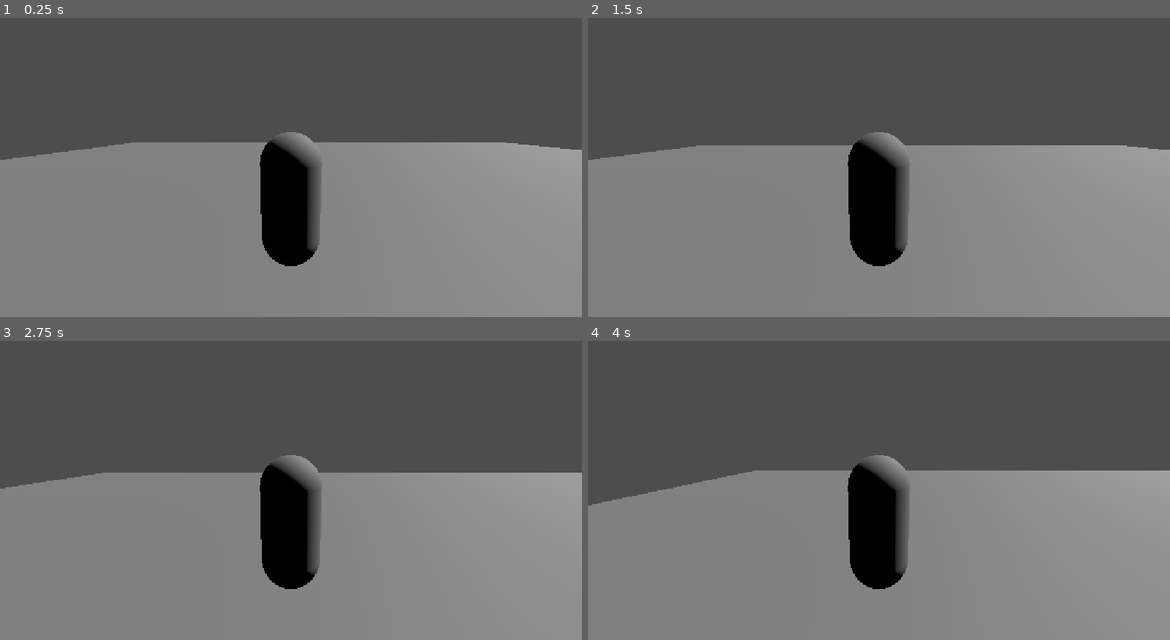
Above: before the commit, frames 1-4 (two rows, left to right).
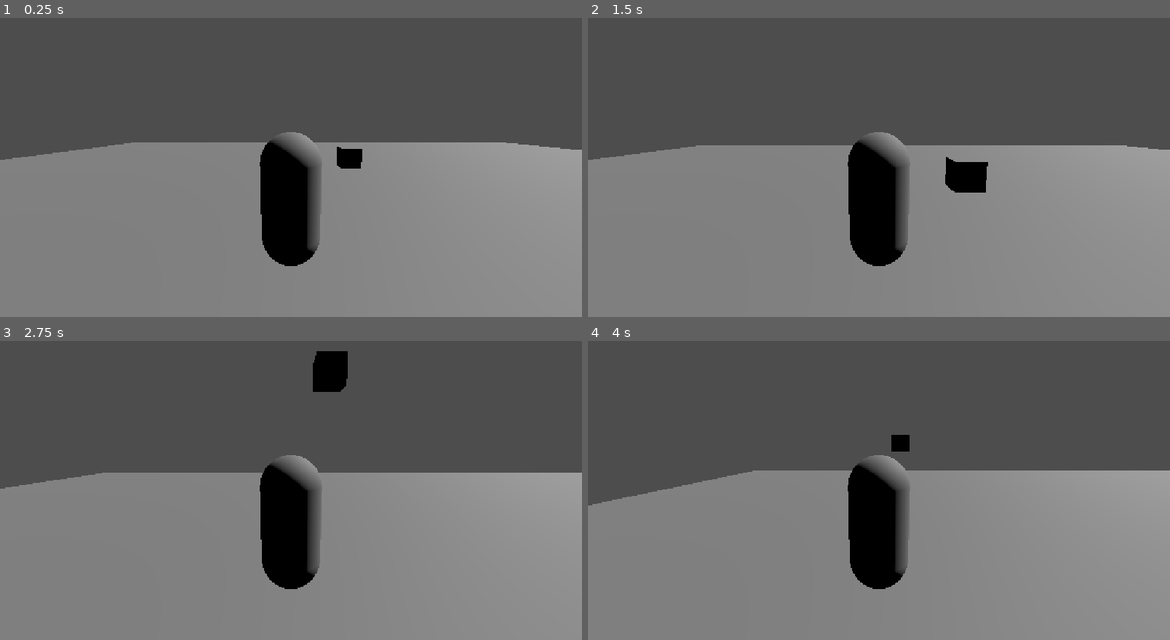
Above: after the commit, the same moments.

Repository: LaurenZeigler/Bug-Catcher
Game: Godot game, scene res://assets/mainScenes/whitebox/movementPlayground.tscn
Two runs of this game, one before a commit and one after it. Both use one fixed random seed, a clock stepped at 60 frames per second and the inputs below. This scene is started directly instead of the project's main scene.
Inputs:
- Up to frame 1 (0.25 s): no input
- Up to frame 2 (1.5 s): tap Enter at 0.5 s; hold Ctrl (crouch) 0.53-1.28 s; hold W (move_up) from 0.53 s (still down); tap Shift (sprint) at 1.35 s
- Up to frame 3 (2.75 s): release W (move_up) at 2.03 s; hold A (move_left) from 2.03 s (still down); hold Ctrl (crouch) from 2.03 s (still down)
- Up to frame 4 (4 s): release Ctrl (crouch) at 2.78 s; tap Shift (sprint) at 2.85 s; release A (move_left) at 3.53 s; hold S (move_down) from 3.53 s (still down); hold Ctrl (crouch) from 3.53 s (still down)

The runs differ from the first frame. In frame 1, 0.3% of the frame differs, in the area x 57-63%, y 43-51%; in frame 2, 0.7%; in frame 3, 0.8%, in the area x 53-60%, y 3-18%; in frame 4, 0.2%.

Commit message:
Updated BugBehavior and Physics Layers

Diff:
--- a/bugc/assets/characterNodes/mainBug.tscn
+++ b/bugc/assets/characterNodes/mainBug.tscn
@@ -1,3 +1,22 @@
 [gd_scene format=3 uid="uid://c7p8c11v1ovjr"]
 
-[node name="Node3D" type="Node3D" unique_id=295243824]
+[ext_resource type="Script" uid="uid://drd760anhxn3f" path="res://assets/scripts/bugBehavior/bugBehavior.gd" id="1_u8rkr"]
+
+[sub_resource type="BoxMesh" id="BoxMesh_735tp"]
+
+[sub_resource type="BoxShape3D" id="BoxShape3D_m74y1"]
+
+[node name="mainBug" type="RigidBody3D" unique_id=2021857881]
+collision_layer = 512
+collision_mask = 257
+script = ExtResource("1_u8rkr")
+
+[node name="MeshInstance3D" type="MeshInstance3D" parent="." unique_id=259309487]
+mesh = SubResource("BoxMesh_735tp")
+
+[node name="CollisionShape3D" type="CollisionShape3D" parent="." unique_id=1580186757]
+shape = SubResource("BoxShape3D_m74y1")
+
+[node name="Timer" type="Timer" parent="." unique_id=958815534]
+
+[node name="NavigationAgent3D" type="NavigationAgent3D" parent="." unique_id=1288847061]
--- a/bugc/assets/characterNodes/mainCharacter.tscn
+++ b/bugc/assets/characterNodes/mainCharacter.tscn
@@ -13,6 +13,8 @@
 [node name="MainCharacter" type="Node3D" unique_id=882916200]
 
 [node name="CharacterBody3D" type="CharacterBody3D" parent="." unique_id=309607646]
+collision_layer = 256
+collision_mask = 513
 script = ExtResource("1_stc2r")
 
 [node name="CollisionShape3D" type="CollisionShape3D" parent="CharacterBody3D" unique_id=1986074596]
--- a/bugc/assets/mainScenes/whitebox/movementPlayground.tscn
+++ b/bugc/assets/mainScenes/whitebox/movementPlayground.tscn
@@ -3,6 +3,7 @@
 [ext_resource type="PackedScene" uid="uid://co3i1ap6yftey" path="res://assets/characterNodes/mainCharacter.tscn" id="1_p3l2t"]
 [ext_resource type="PackedScene" uid="uid://leh8y087iygp" path="res://assets/mainScenes/whitebox/whiteboxObjects/plane.tscn" id="2_5juvl"]
 [ext_resource type="PackedScene" uid="uid://c67b40l25ukqc" path="res://assets/mainScenes/whitebox/whiteboxObjects/box.tscn" id="3_sckpk"]
+[ext_resource type="PackedScene" uid="uid://c7p8c11v1ovjr" path="res://assets/characterNodes/mainBug.tscn" id="4_8lsqv"]
 
 [node name="Node3D" type="Node3D" unique_id=976585356]
 
@@ -17,3 +18,7 @@
 
 [node name="exampleObject" parent="." unique_id=1747730527 instance=ExtResource("3_sckpk")]
 transform = Transform3D(1, 0, 0, 0, 1, 0, 0, 0, 1, 15.752095, 1.2010717, -1.8616009)
+
+[node name="mainBug" parent="." unique_id=2021857881 instance=ExtResource("4_8lsqv")]
+transform = Transform3D(1, 0, 0, 0, 1, 0, 0, 0, 1, 0, 0.5, 0)
+collision_mask = 1
--- a/bugc/assets/mainScenes/whitebox/whiteboxObjects/plane.tscn
+++ b/bugc/assets/mainScenes/whitebox/whiteboxObjects/plane.tscn
@@ -7,6 +7,7 @@
 [node name="Node3D" type="Node3D" unique_id=118299117]
 
 [node name="StaticBody3D" type="StaticBody3D" parent="." unique_id=1128082440]
+collision_mask = 768
 
 [node name="MeshInstance3D" type="MeshInstance3D" parent="StaticBody3D" unique_id=1303144363]
 transform = Transform3D(10, 0, 0, 0, 10, 0, 0, 0, 10, 0, 0, 0)
--- /dev/null
+++ b/bugc/assets/scripts/bugBehavior/bugBehavior.gd
@@ -0,0 +1,49 @@
+extends RigidBody3D
+
+@export var speed := 1.5
+
+@onready var nav_agent : NavigationAgent3D = $NavigationAgent3D
+@onready var timer : Timer = $Timer
+
+enum State {IDLE, WALKING}
+var state = State.IDLE
+
+var walking_duration = 2
+var idle_duration = 2
+
+var target_position : Vector3
+
+func _ready() -> void:
+	timer.timeout.connect(_on_timer_timout)
+	timer.start(idle_duration)
+
+
+
+func _on_timer_timout():
+	match state:
+		State.IDLE:
+			var random_target = Vector3(randf_range(-10,10), 0, randf_range(-10,10))
+			nav_agent.target_position = random_target
+			state = State.WALKING
+			timer.start(walking_duration)
+		State.WALKING:
+			state = State.IDLE
+
+func _process(delta : float) -> void:
+	if state == State.WALKING:
+		if nav_agent.is_navigation_finished():
+			state = State.IDLE
+			timer.start(idle_duration)
+		else:
+			move_toward_target(speed, delta)
+
+func move_toward_target(move_speed, time):
+	var next_position = nav_agent.get_target_position()
+	#var direction = (next_position - global_transform.origin).normalized()
+	var new_velocity = (next_position * move_speed).normalized()
+	print (next_position)
+	print("moving" + str(new_velocity))
+	position = position.slerp(next_position, time)
+	#if direction.length() > 0:
+		#var target_rotation = global_transform.looking_at(next_position).basis
+		#global_transform.basis = global_transform.basis.slerp(target_rotation,0.1)
--- a/bugc/project.godot
+++ b/bugc/project.godot
@@ -58,6 +58,12 @@
 ]
 }
 
+[layer_names]
+
+3d_physics/layer_1="Ground"
+3d_physics/layer_9="Player"
+3d_physics/layer_10="Bug"
+
 [physics]
 
 3d/physics_engine="Jolt Physics"
Not shown, added: bugc/assets/scripts/bugBehavior/bugBehavior.gd.uid
